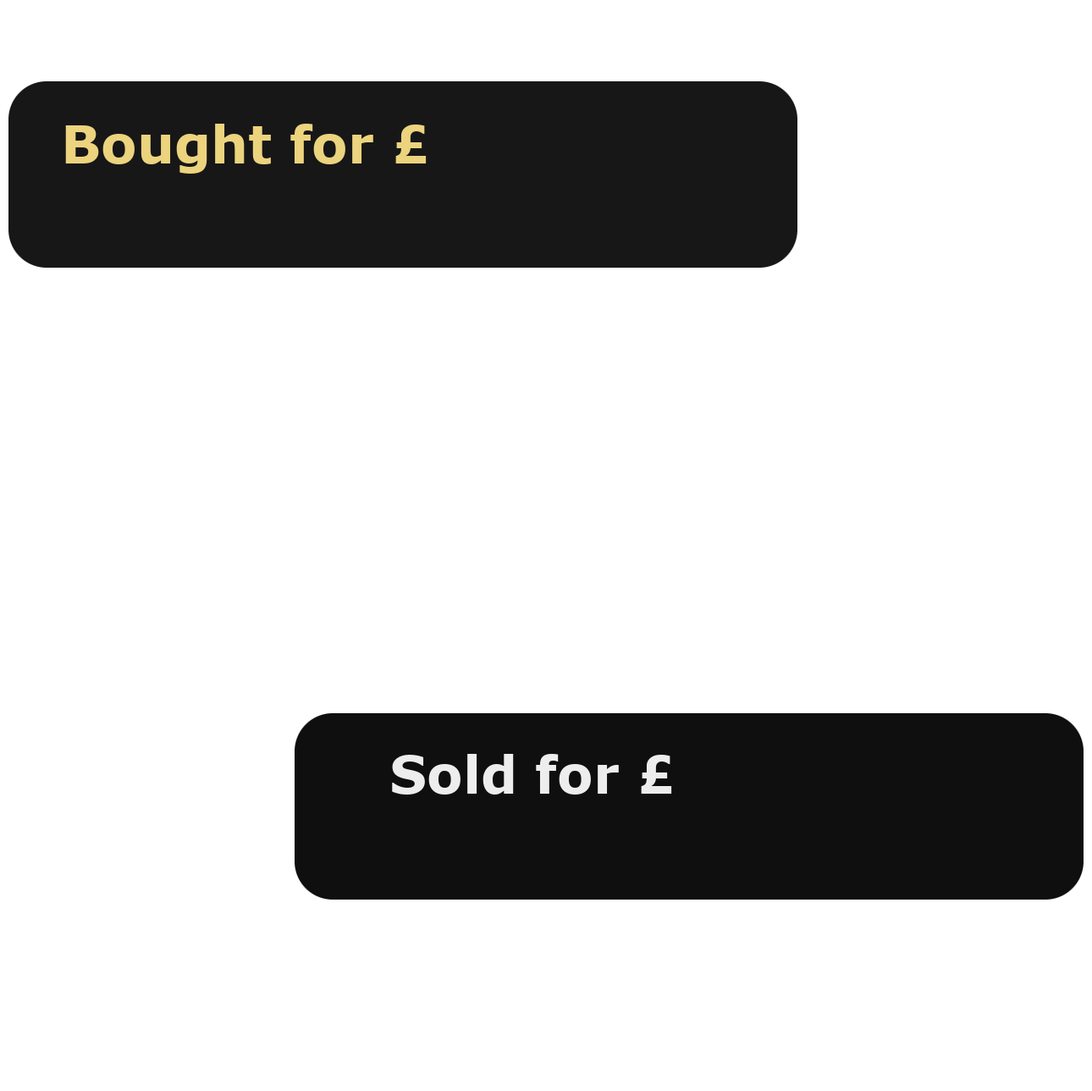
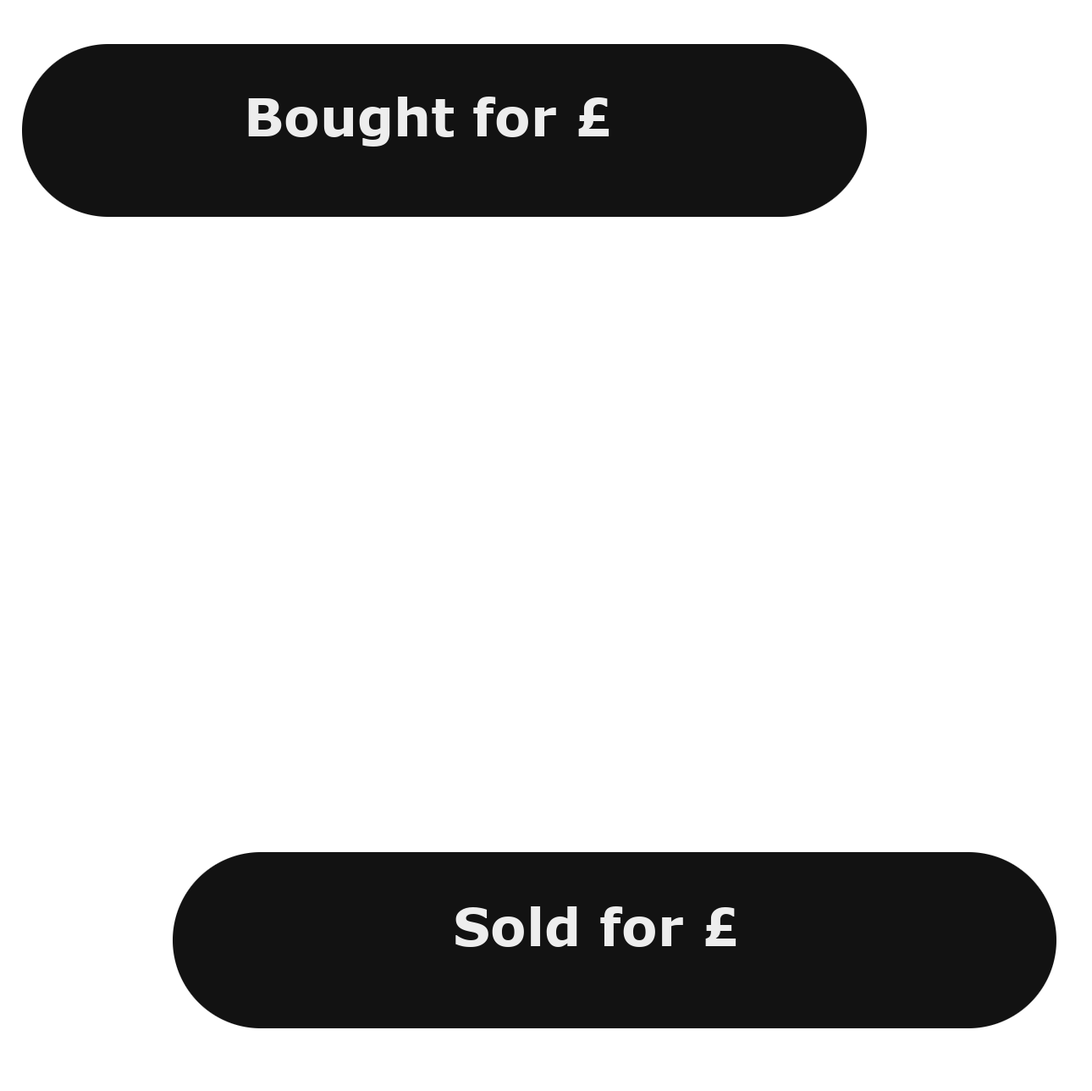
Layer changes from the first 1092x1091 image to the second:
renamed "Layer copy" to "Sold for £", opacity 94% → 100%, moved it above "Bought for £", painted on it over (294, 712, 1084, 947)
painted on "Bought for £" over (65, 96, 610, 174)
removed layer "Sold for £" over (392, 753, 673, 795)
"Layer": opacity 91% → 93%, painted on it over (8, 44, 1057, 1028)
